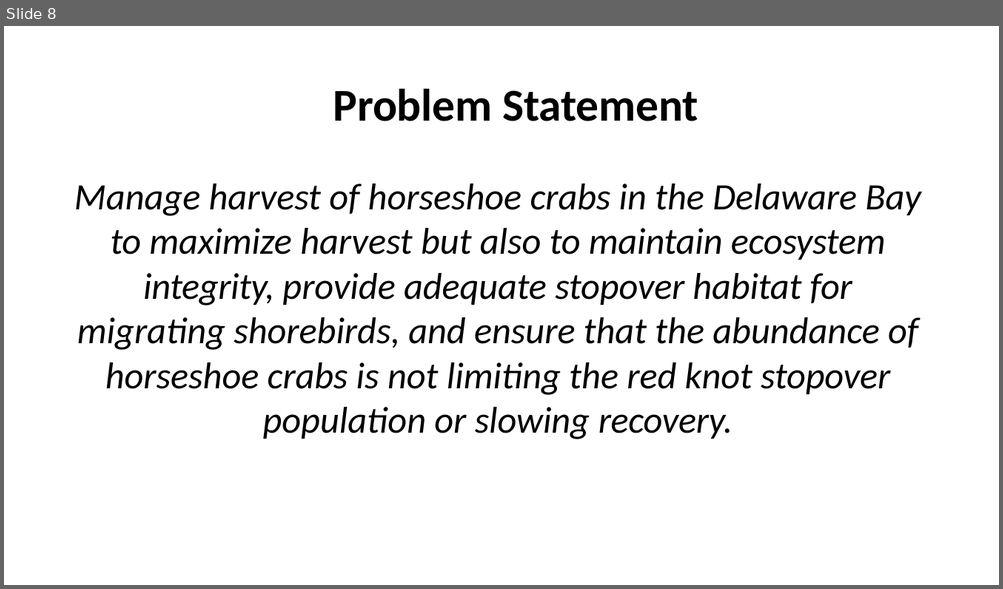
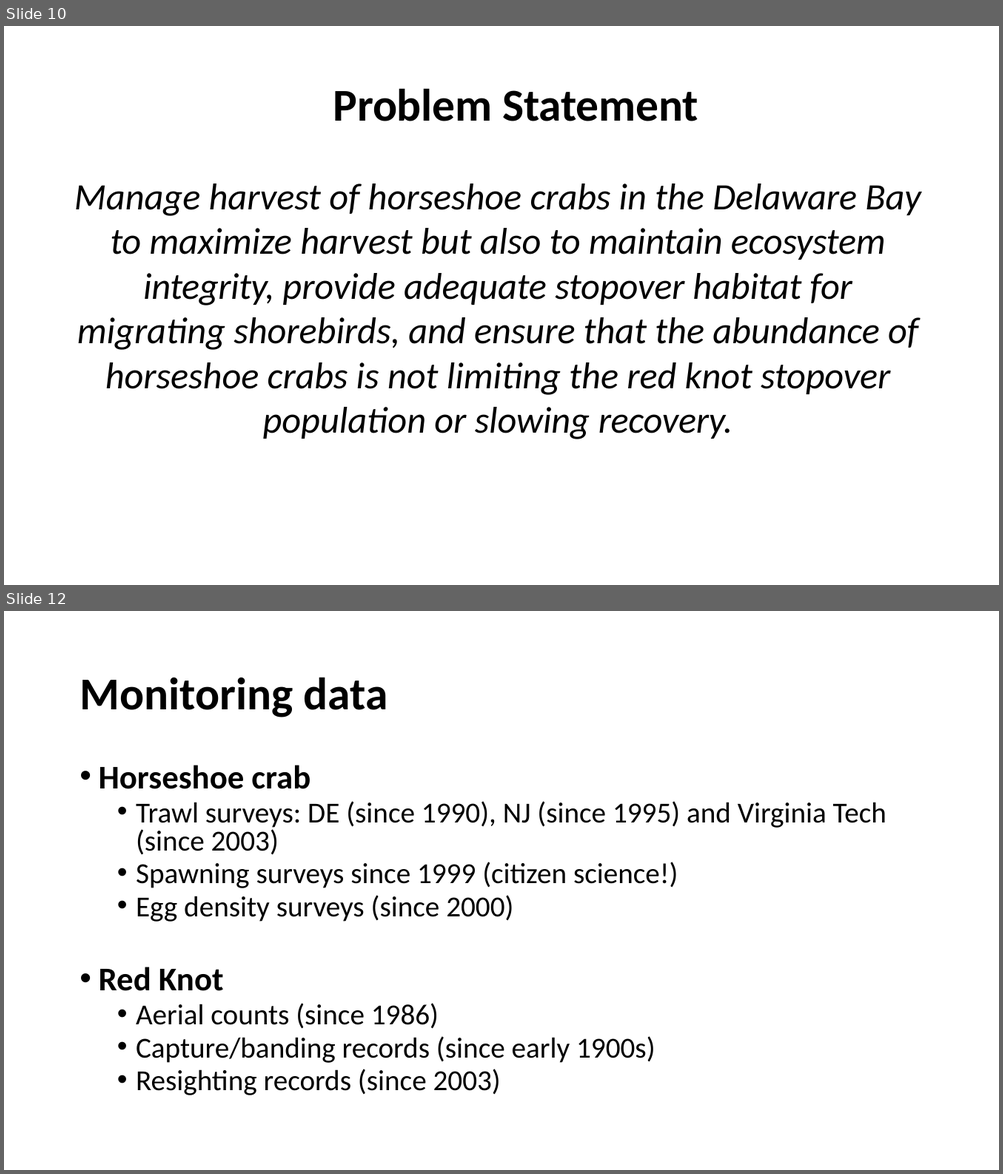
Before and after one commit to kevintshoemaker/NRES-470, a slide deck: REKN2.pptx. Shown one above the other, each under a label of ours: slide 8 before the commit, slides 10 and 12 after it; the slides between them are not shown. The pictures are 1003x589 and 1003x1174 pixels, drawn with LibreOffice and Linux fonts; fonts in the diff are those of the drawing. Boxes give left, top, right and bottom in pixels: in the first picture for what was removed or moved away, otherwise in the second. Text is boxed around its words. In the diff, an @@ line names an element or a change of style, - is before the commit and + after.

```diff
--- a/REKN2.pptx
+++ b/REKN2.pptx
@@ slide 12 added at [4, 611, 999, 1170], background #FFFFFF @@
@@ title added at [79, 677, 388, 718], 44 pt, text #000000, bold @@
+Monitoring data
@@ text added at [99, 765, 886, 1096], 28 pt, text #000000 @@
+• Horseshoe crab
+  • Trawl surveys: DE (since 1990), NJ (since 1995) and Virginia Tech (since 2003)
+  • Spawning surveys since 1999 (citizen science!)
+  • Egg density surveys (since 2000)
+• Red Knot
+  • Aerial counts (since 1986)
+  • Capture/banding records (since early 1900s)
+  • Resighting records (since 2003)
@@ what was slide 8 is now slide 10 @@
```
Also in this commit, not shown: 4 slides changed, 8 other slides added, 29 slides removed, 3 other files.
